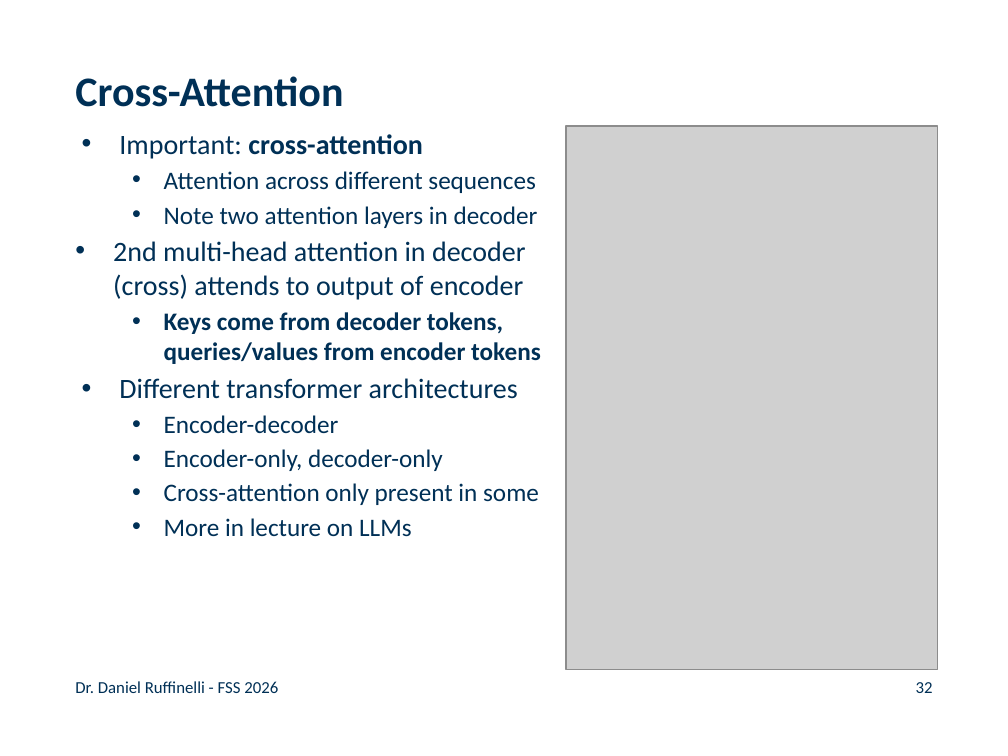
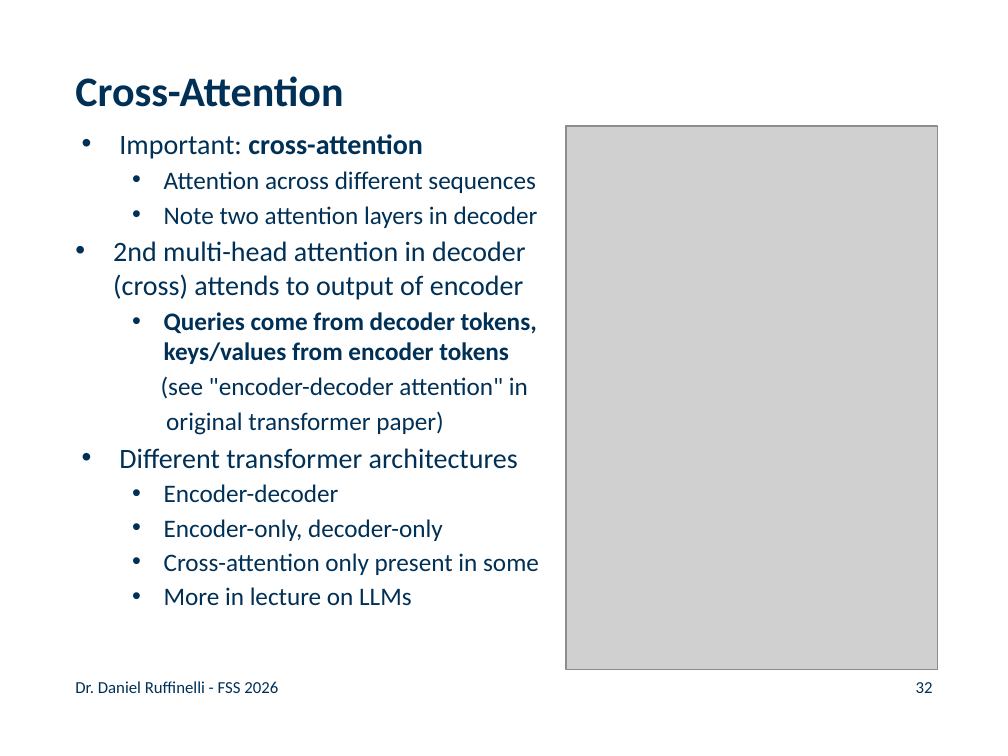
Before and after one commit to rufex2001/teaching_llms, a slide deck: slide 32 of lectures/04_transformers/04_transformers.pptx. Drawn at 1008x756 pixels with LibreOffice and Linux fonts; fonts in the diff are those of the drawing; grey boxes stand for pictures; background and template pictures are left out. Boxes give left, top, right and bottom in pixels: in the first picture for what was removed or moved away, otherwise in the second. Text is boxed around its words. In the diff, an @@ line names an element or a change of style, - is before the commit and + after.

```diff
--- a/lectures/04_transformers/04_transformers.pptx
+++ b/lectures/04_transformers/04_transformers.pptx
@@ text at [161, 312, 537, 435]: text changed @@
-  • Keys come from decoder tokens, queries/values from encoder tokens
+  • Queries come from decoder tokens, keys/values from encoder tokens
+  (see "encoder-decoder attention" in
+  original transformer paper)
```
Also in this commit, not shown: 2 other slides changed, 3 other files.
